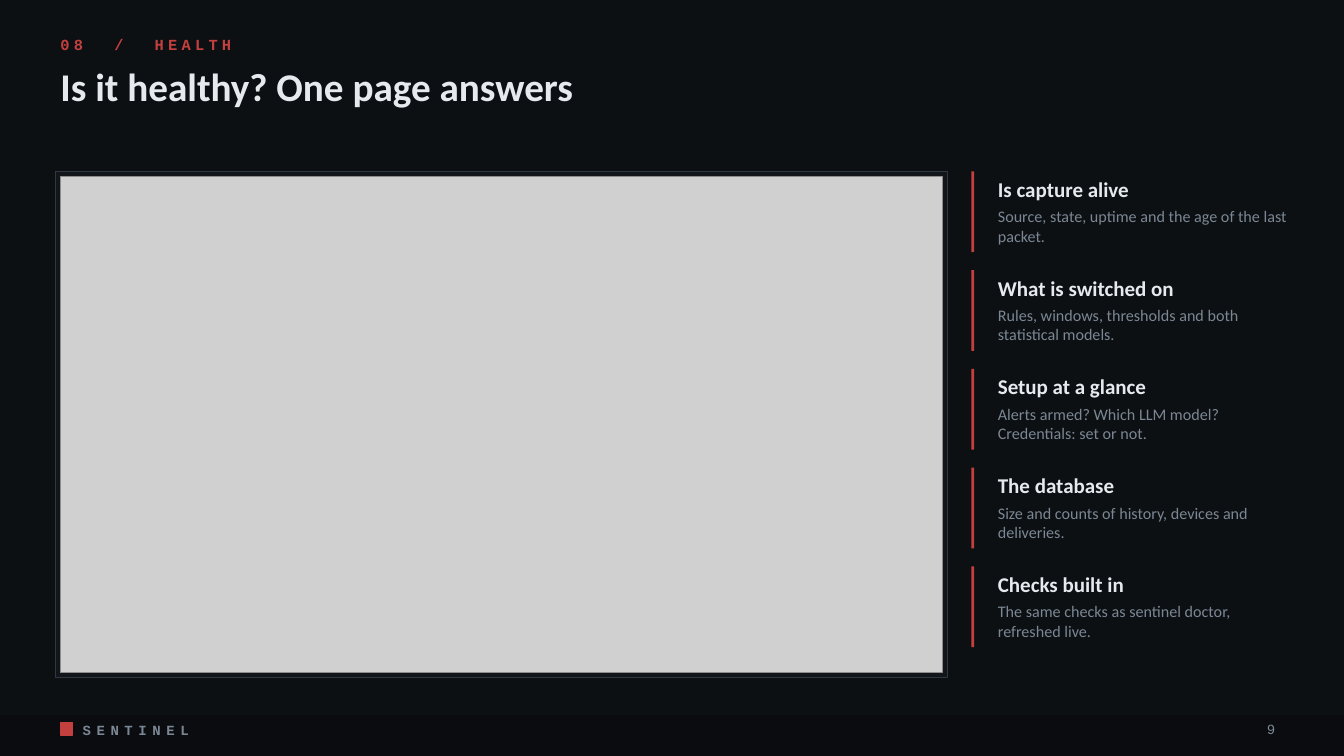
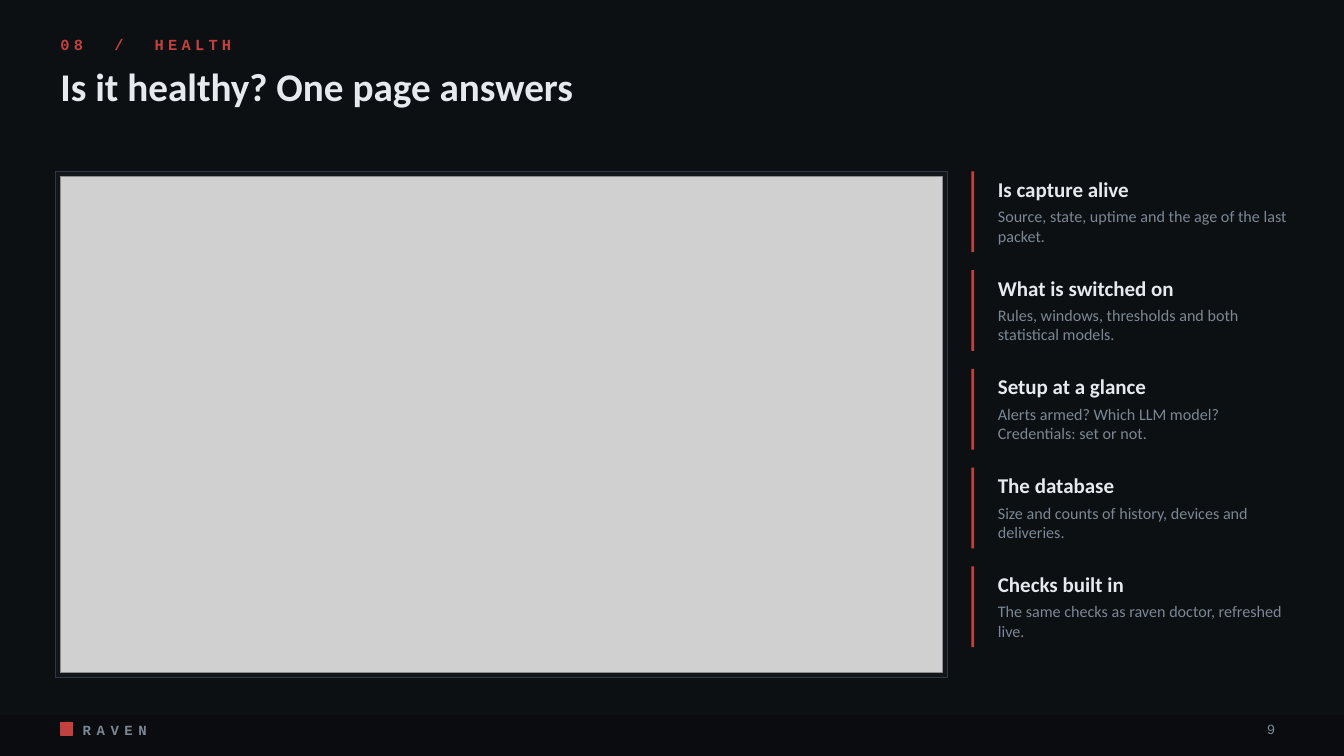
Before and after one commit to MRX-72/Hackt0b3r, a slide deck: slide 9 of docs/pitch/Raven_Pitch.pptx. Drawn at 1344x756 pixels with LibreOffice and Linux fonts; fonts in the diff are those of the drawing; grey boxes stand for pictures. Boxes give left, top, right and bottom in pixels: in the first picture for what was removed or moved away, otherwise in the second. Text is boxed around its words. In the diff, an @@ line names an element or a change of style, - is before the commit and + after.

Commit message:
Pitch deck: Raven branding, fresh console screenshots, updated test counts

```diff
--- a/docs/pitch/Raven_Pitch.pptx
+++ b/docs/pitch/Raven_Pitch.pptx
@@ text at (998,606,1282,637): text changed @@
-The same checks as sentinel doctor, refreshed live.
+The same checks as raven doctor, refreshed live.
@@ text at (83,726,147,735): text changed @@
-SENTINEL
+RAVEN
```
Also in this commit, not shown: 18 other slides changed, 7 other files.
